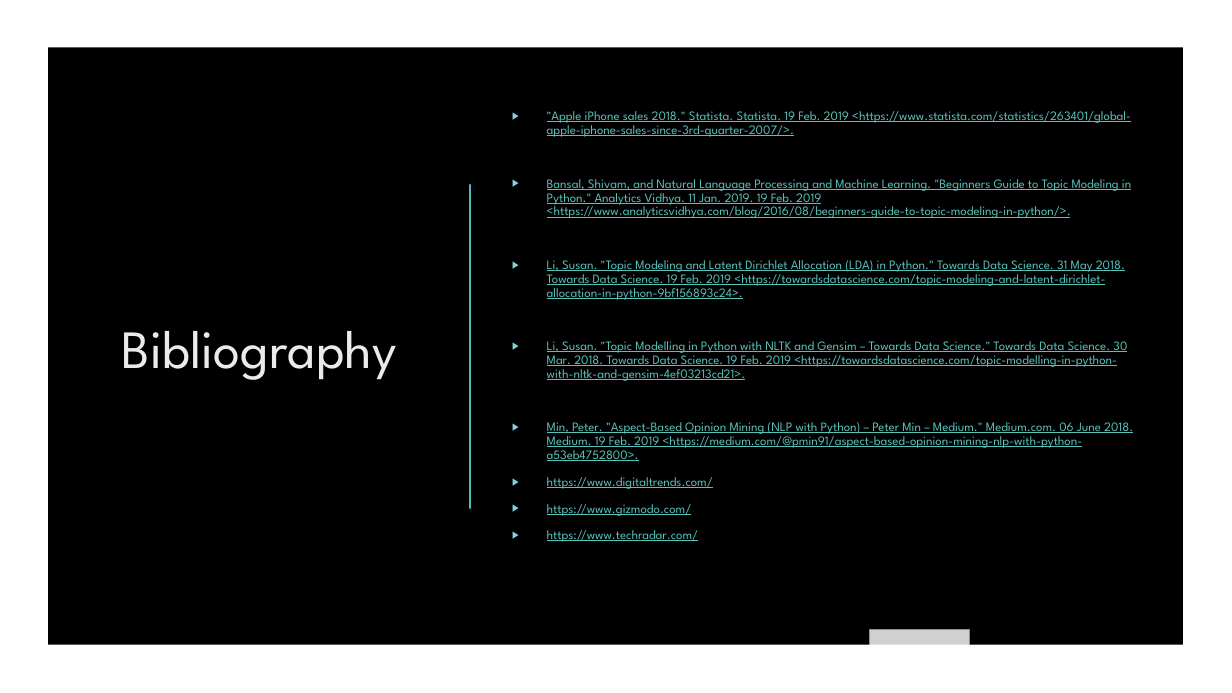
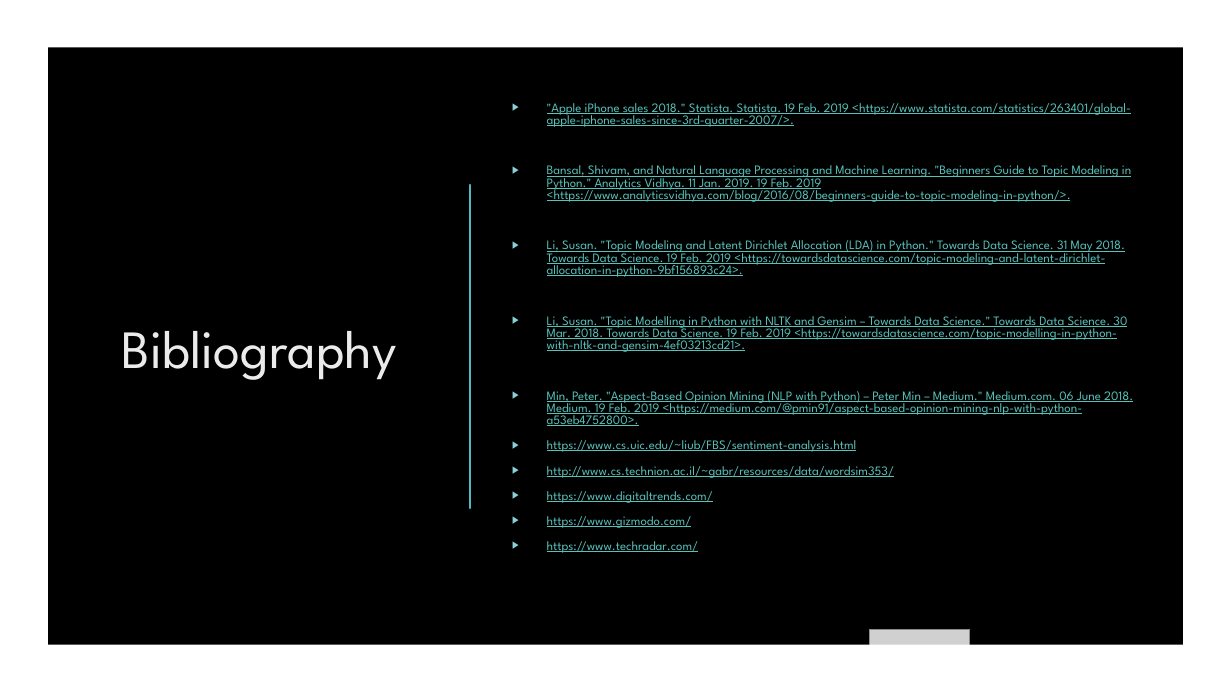
Before and after one commit to ayan1995/Thinkful, a slide deck: slide 33 of Bootcamp/Final Capstone Opinion Mining/Opinion Mining Presentation.pptx. Drawn at 1232x693 pixels with LibreOffice and Linux fonts; fonts in the diff are those of the drawing; grey boxes stand for pictures; background and template pictures are left out. Boxes give left, top, right and bottom in pixels: in the first picture for what was removed or moved away, otherwise in the second. Text is boxed around its words. In the diff, an @@ line names an element or a change of style, - is before the commit and + after.

Commit message:
Opinion Mining

```diff
--- a/Bootcamp/Final Capstone Opinion Mining/Opinion Mining Presentation.pptx
+++ b/Bootcamp/Final Capstone Opinion Mining/Opinion Mining Presentation.pptx
@@ text at (x1=547, y1=103, x2=1133, y2=553): line spacing 0.9 to 0.8 @@
@@ text at (x1=547, y1=440, x2=894, y2=478): paragraphs added @@
+▶ https://www.cs.uic.edu/~liub/FBS/sentiment-analysis.html
+▶ http://www.cs.technion.ac.il/~gabr/resources/data/wordsim353/
```
Also in this commit, not shown: 3 other slides changed, 4 other files.
